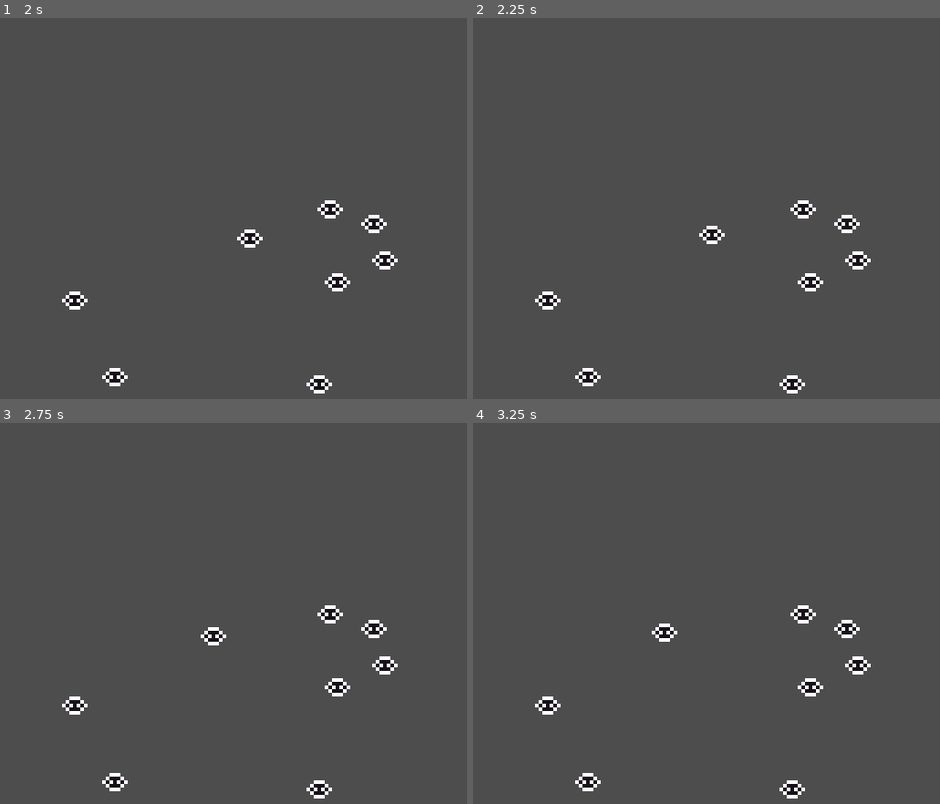
Above: before the commit, frames 1-4 (two rows, left to right).
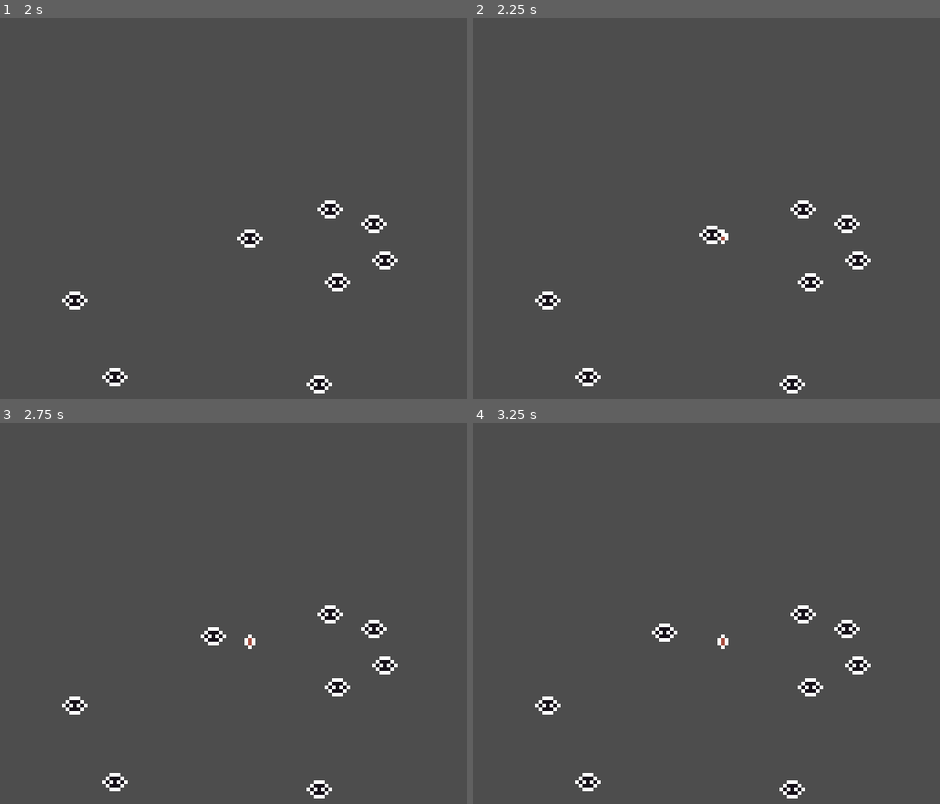
Above: after the commit, the same moments.

Repository: retro-dev-chuck/ld56
Game: Godot game, scene res://Scene_Game.tscn
Same seed, same stepped clock (60 frames per second), same inputs: the game is played once before the commit and once after it.
Inputs (mouse positions are in pixels of both pictures, inside the frame that each line leads up to):
- Up to frame 1 (2 s): tap Enter (ui_accept) at 0.5, 0.77, 1.52 s; move the mouse to (210, 345) at 0.52 s; press the mouse at (210, 345) at 0.53 s; hold W (Up) from 0.53 s (still down); move the mouse to (373, 322) at 1.27 s; release the mouse at (373, 322) at 1.28 s; click (373, 322) at 1.35 s
- Up to frame 2 (2.25 s): move the mouse to (566, 181) at 2.02 s; release W (Up) at 2.03 s; hold A (Left) from 2.03 s (still down); hold F from 2.03 s (still down)
- Up to frame 3 (2.75 s): keep holding A (Left); keep holding F; click (93, 586) at 2.3 s
- Up to frame 4 (3.25 s): keep holding A (Left); move the mouse to (729, 655) at 2.77 s; release F at 2.78 s; tap Space at 2.85 s; tap Enter (ui_accept) at 3.02 s; click (729, 655) at 3.05 s

Frame 1 is identical in both runs. In frame 2, less than 0.1% of the frame differs, in the area x 53-55%, y 55-60%; in frame 3, less than 0.1%, in the area x 52-55%, y 55-60%; in frame 4, less than 0.1%.

Commit message:
:octocat: & :poop:

Diff:
--- a/Creature/Creature.gd
+++ b/Creature/Creature.gd
@@ -1,8 +1,3 @@
-class_name Creature extends CharacterBody2D
+class_name Creature extends Suckable
 
-var is_sucked: bool = false
-
-func _physics_process(delta: float) -> void:
-	if !is_sucked:
-		pass
-	move_and_slide()
+@export var data: CreatureInventoryData
--- /dev/null
+++ b/Creature/CreatureData.gd
@@ -0,0 +1,5 @@
+class_name CreatureData extends Resource
+
+@export var title: String = "Dust"
+@export var weight: float = 1
+@export var poop: PackedScene
--- /dev/null
+++ b/Creature/Data/Coffee.tres
@@ -0,0 +1,14 @@
+[gd_resource type="Resource" script_class="CreatureInventoryData" load_steps=4 format=3 uid="uid://caoxvr236wk3w"]
+
+[ext_resource type="Script" path="res://Creature/CreatureData.gd" id="1_ratm1"]
+[ext_resource type="Script" path="res://Inventory/CreatureInventoryData.gd" id="2_2p0l6"]
+
+[sub_resource type="Resource" id="Resource_y27gv"]
+script = ExtResource("1_ratm1")
+title = "Coffee"
+weight = 1.0
+
+[resource]
+script = ExtResource("2_2p0l6")
+amount = 1
+creatureData = SubResource("Resource_y27gv")
--- /dev/null
+++ b/Creature/Generator.gd
@@ -0,0 +1,29 @@
+class_name Generator extends Node2D
+
+@export var gen_time: float = 2.0
+@export var max: int = 1
+@export var item: PackedScene
+
+var generated_items: Array[Suckable] = []
+
+var timer: Timer
+
+func _ready() -> void:
+	timer = Timer.new()
+	timer.timeout.connect(_on_generate_timer_finished)
+	add_child(timer)
+	timer.one_shot = false
+	timer.start(gen_time)
+
+func _on_generate_timer_finished() -> void:
+	if generated_items.size() >= max:
+		return
+	var new_item = item.instantiate() as Suckable
+	new_item.on_sucked.connect(_delete_from_list)
+	get_tree().root.add_child(new_item)
+	new_item.global_position = global_position
+	generated_items.append(new_item)
+
+func _delete_from_list(i: Suckable) ->void:
+	generated_items.erase(i)
+	i.on_sucked.disconnect(_delete_from_list)
--- /dev/null
+++ b/Creature/Poop.gd
@@ -0,0 +1 @@
+class_name Poop extends Suckable
--- /dev/null
+++ b/Creature/Suckable.gd
@@ -0,0 +1,13 @@
+class_name Suckable extends CharacterBody2D
+
+signal on_sucked(item: Suckable)
+
+var is_sucked: bool = false
+
+func _physics_process(delta: float) -> void:
+	if !is_sucked:
+		pass
+	move_and_slide()
+
+func suction_done():
+	on_sucked.emit(self)
--- a/Creature/creature.tscn
+++ b/Creature/creature.tscn
@@ -1,7 +1,10 @@
-[gd_scene load_steps=5 format=3 uid="uid://bbpqj0vsxfnjd"]
+[gd_scene load_steps=8 format=3 uid="uid://bbpqj0vsxfnjd"]
 
 [ext_resource type="Script" path="res://Creature/Creature.gd" id="1_h8l5y"]
+[ext_resource type="Resource" uid="uid://caoxvr236wk3w" path="res://Creature/Data/Coffee.tres" id="2_6xuhe"]
 [ext_resource type="Texture2D" uid="uid://b36h8nc5tkl4a" path="res://Atlas.png" id="2_bdgq4"]
+[ext_resource type="Script" path="res://Creature/Generator.gd" id="4_w5shl"]
+[ext_resource type="PackedScene" uid="uid://dqbj7gxv3v6gd" path="res://Creature/poop.tscn" id="5_6804s"]
 
 [sub_resource type="AtlasTexture" id="AtlasTexture_g5qxc"]
 atlas = ExtResource("2_bdgq4")
@@ -16,9 +19,14 @@
 collision_mask = 0
 motion_mode = 1
 script = ExtResource("1_h8l5y")
+data = ExtResource("2_6xuhe")
 
 [node name="Sprite2D" type="Sprite2D" parent="."]
 texture = SubResource("AtlasTexture_g5qxc")
 
 [node name="CollisionShape2D" type="CollisionShape2D" parent="."]
 shape = SubResource("CircleShape2D_plxjr")
+
+[node name="Generator" type="Node2D" parent="."]
+script = ExtResource("4_w5shl")
+item = ExtResource("5_6804s")
--- /dev/null
+++ b/Creature/poop.tscn
@@ -0,0 +1,24 @@
+[gd_scene load_steps=5 format=3 uid="uid://dqbj7gxv3v6gd"]
+
+[ext_resource type="Script" path="res://Creature/Poop.gd" id="1_cftnq"]
+[ext_resource type="Texture2D" uid="uid://b36h8nc5tkl4a" path="res://Atlas.png" id="2_4xqnl"]
+
+[sub_resource type="CircleShape2D" id="CircleShape2D_6kec0"]
+radius = 2.0
+
+[sub_resource type="AtlasTexture" id="AtlasTexture_vdhck"]
+atlas = ExtResource("2_4xqnl")
+region = Rect2(9, 17, 3, 4)
+
+[node name="Poop" type="CharacterBody2D" groups=["affected_by_gravity"]]
+collision_layer = 4
+collision_mask = 0
+script = ExtResource("1_cftnq")
+
+[node name="CollisionShape2D" type="CollisionShape2D" parent="."]
+shape = SubResource("CircleShape2D_6kec0")
+debug_color = Color(0.356863, 0.172549, 0.0862745, 0.419608)
+
+[node name="Visual" type="Sprite2D" parent="."]
+z_index = -1
+texture = SubResource("AtlasTexture_vdhck")
--- /dev/null
+++ b/Inventory/CreatureInventoryData.gd
@@ -0,0 +1,4 @@
+class_name CreatureInventoryData extends Resource
+
+@export var amount: int = 1
+@export var creatureData: CreatureData
--- /dev/null
+++ b/Inventory/InventoryCreature.gd
@@ -0,0 +1,3 @@
+class_name InventoryCreature extends Resource
+
+@export var creatures: Array[CreatureInventoryData] = []
--- a/Player/player.tscn
+++ b/Player/player.tscn
@@ -2,7 +2,7 @@
 
 [ext_resource type="Script" path="res://Player/Player.gd" id="1_nhsu7"]
 [ext_resource type="Texture2D" uid="uid://b36h8nc5tkl4a" path="res://Atlas.png" id="2_4ukn0"]
-[ext_resource type="Script" path="res://GravityField.gd" id="3_idxwb"]
+[ext_resource type="Script" path="res://SuckArea.gd" id="3_idxwb"]
 
 [sub_resource type="RectangleShape2D" id="RectangleShape2D_yt78k"]
 size = Vector2(14, 12)
@@ -31,7 +31,7 @@
 
 [node name="SuckArea" type="Area2D" parent="Visual" node_paths=PackedStringArray("target_pull_point")]
 position = Vector2(0, 1)
-collision_mask = 2
+collision_mask = 254
 monitorable = false
 script = ExtResource("3_idxwb")
 pull_strength = 1500.0
--- a/GravityField.gd
+++ b/SuckArea.gd
@@ -15,12 +15,10 @@
 
 
 func _on_body_entered(body: PhysicsBody2D) -> void:
-	print(body.name, " enter")
 	if body.is_in_group("affected_by_gravity"):
 		bodies_in_area.append(body)
 
 func _on_body_exited(body: PhysicsBody2D) -> void:
-	print(body.name, " exit")
 	bodies_in_area.erase(body)
 
 func apply_gravitational_pull(body: PhysicsBody2D, delta: float) -> void:
@@ -31,6 +29,7 @@
 	body.is_sucked = true
 	body.velocity += force * delta
 	if body.global_position.distance_squared_to(target_pull_point.global_position) < 25:
+		body.suction_done()
 		body.queue_free()
 
 func unset_suck(body: CharacterBody2D) -> void:
--- a/project.godot
+++ b/project.godot
@@ -68,7 +68,8 @@
 
 [layer_names]
 
-2d_physics/layer_2="affected_by_gravity"
+2d_physics/layer_2="creature"
+2d_physics/layer_3="poop"
 
 [rendering]
 
Binary file changed: Atlas.png
